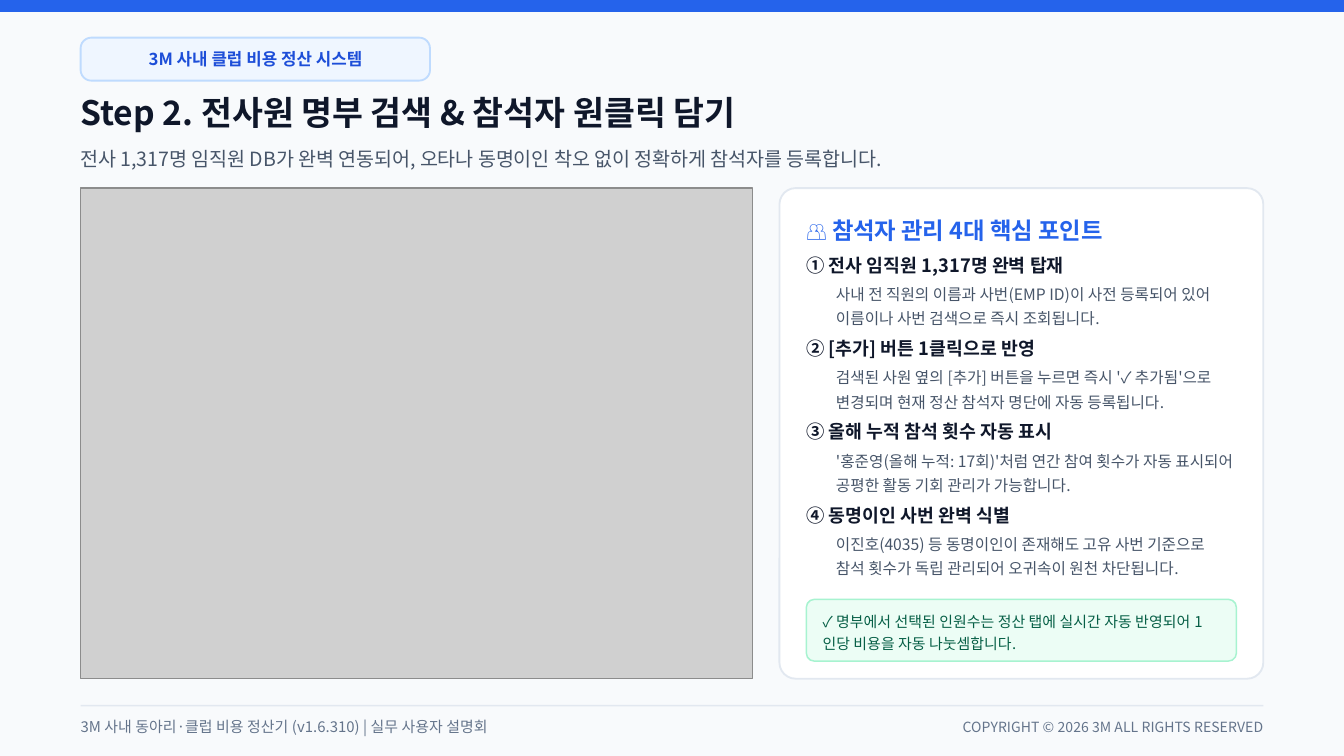
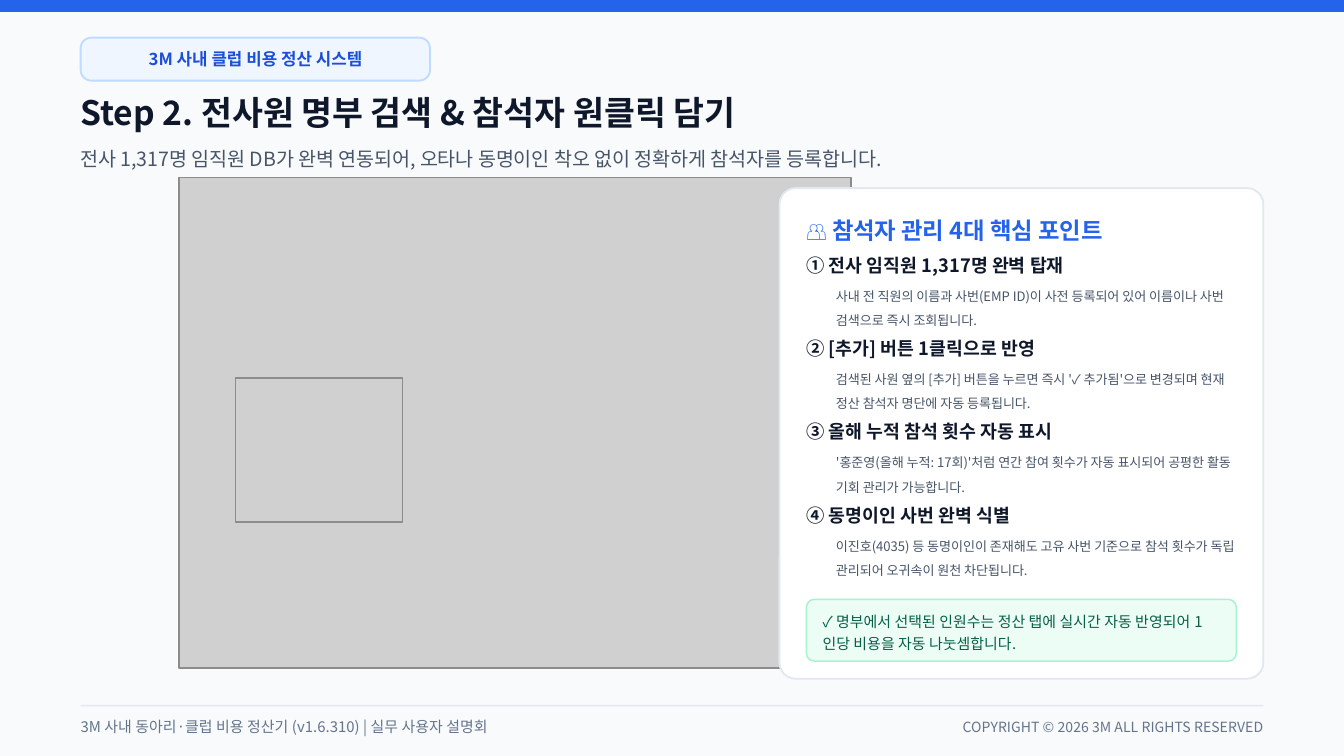
Before and after one commit to gochujangs33-dot/Club-expense, a slide deck: slide 4 of 3M_사내_클럽_비용_정산_시스템_사용_설명회.pptx. Drawn at 1344x756 pixels with LibreOffice and Linux fonts; fonts in the diff are those of the drawing; grey boxes stand for pictures. Boxes give left, top, right and bottom in pixels: in the first picture for what was removed or moved away, otherwise in the second. Text is boxed around its words. In the diff, an @@ line names an element or a change of style, - is before the commit and + after.

```diff
--- a/3M_사내_클럽_비용_정산_시스템_사용_설명회.pptx
+++ b/3M_사내_클럽_비용_정산_시스템_사용_설명회.pptx
@@ picture: place and size @@
-picture at <box>81,188,753,679</box>
+picture at <box>179,177,851,668</box>
@@ picture added at <box>235,378,403,521</box> @@
@@ size 8.4 to 7 pt in 4 elements at <box>836,290,1224,326</box>, <box>836,373,1225,409</box>, <box>836,456,1231,493</box>, <box>836,540,1235,576</box> @@
```
Also in this commit, not shown: 3 other files.
